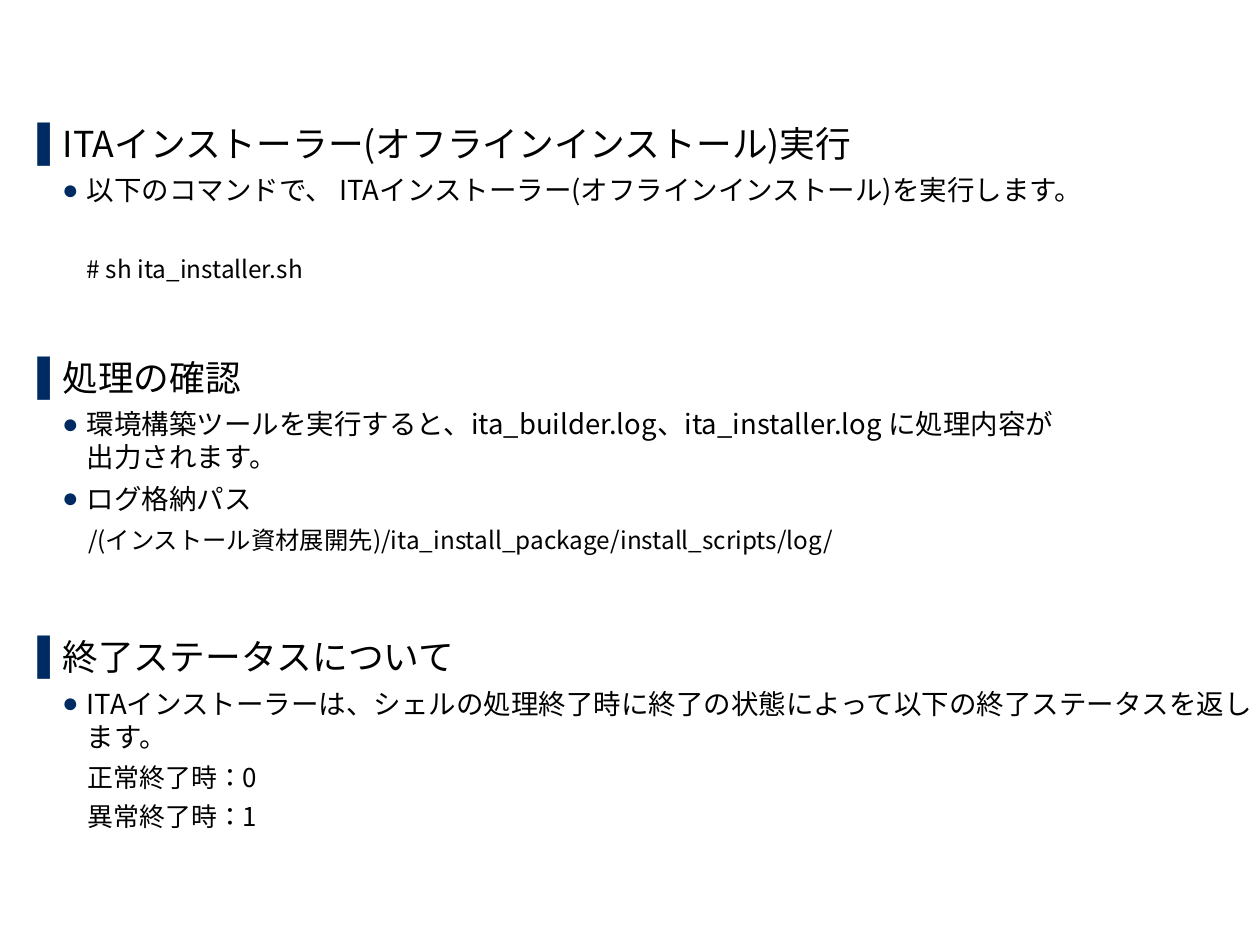
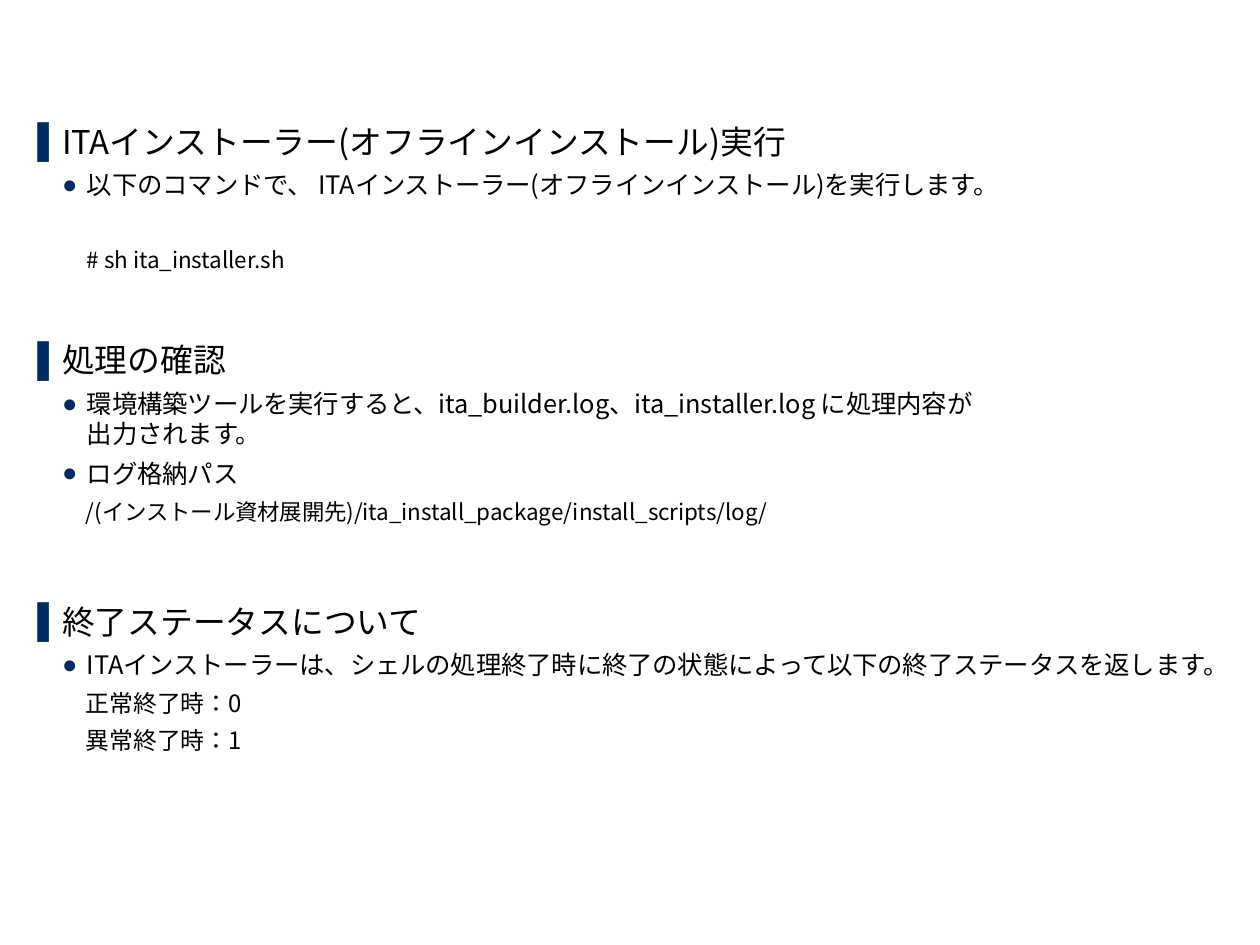
Before and after one commit to exastro-suite/it-automation-docs, a slide deck: slide 24 of asset/Learn_ja/ITA-offline-install_ja.pptx. Drawn at 1260x945 pixels with LibreOffice and Linux fonts; fonts in the diff are those of the drawing; background and template pictures are left out. Boxes give left, top, right and bottom in pixels: in the first picture for what was removed or moved away, otherwise in the second. Text is boxed around its words. In the diff, an @@ line names an element or a change of style, - is before the commit and + after.

```diff
--- a/asset/Learn_ja/ITA-offline-install_ja.pptx
+++ b/asset/Learn_ja/ITA-offline-install_ja.pptx
@@ text "ITAインストーラー(オフラインインストール)実行" at box(62, 126, 1228, 751): size 20.4 to 18.7 pt in "ITAインストーラー(オフラインインストール)実行", "処理の確認", "終了ステータスについて"; size 15.7 to 14.4 pt in "以下のコマンドで、 ITAインストーラー(オフラインインストール)を実行します。", "環境構築ツールを実行すると、ita_builder.log、ita_installer.log に処理内容が 出力されま ...", "ログ格納パス", "ITAインストーラーは、シェルの処理終了時に終了の状態によって以下の終了ステータスを返します。"; size 13.9 to 12.8 pt in "# sh ita_installer.sh", "/(インストール資材展開先)/ita_install_package/install_scripts/log/"; size 14.8 to 13.6 pt in "正常終了時：0", "異常終了時：1" @@
```
Also in this commit, not shown: 2 other slides changed, 5 other files.
